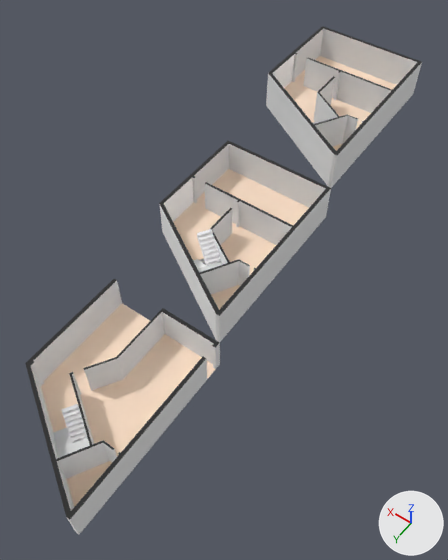
Renders of the glTF model program/res/CAP BLDG/model.glb from each side of a commit.
Both versions are drawn from a 50 mm camera at (-14.1, 34.3, 40.6) aimed at (3.7, 9.4, 1.5). The axes (+X, +Y, +Z) are drawn at lower right. The lights are the same throughout. Where no turn or scale is listed for an object, it has been applied to the vertices. Vertices at the same position are counted once.

Names of what the first picture shows: '47421', '50490', '50491', '50604', '50688', '50690', '50794', '50872', '50874', '51140', '51142', '51144'.
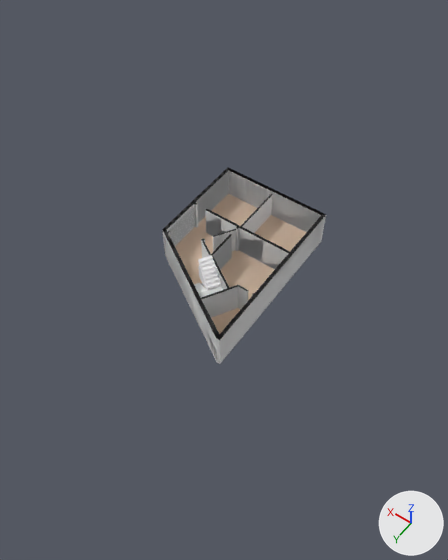
ob_47420 is not drawn itself; it is the parent of ob_50001.
ob_49500 is not drawn itself; it is the parent of ob_51062, ob_51142, ob_edge_001.

What differs and where, as boxes [x1, y1, x2, y2] in the pictures (448 x 560 px):
'50874', shading changed, moved: before [159, 144, 331, 343]; after [162, 171, 326, 363]
'50690', moved: before [31, 281, 220, 534]; after [168, 173, 325, 364]
'51142', moved: before [266, 28, 422, 188]; after [194, 204, 289, 363]
'50604', moved (not visible afterwards): before [41, 303, 216, 507]
'50872', moved: before [173, 169, 309, 310]; after [175, 194, 307, 334]
'50794', moved: before [159, 141, 331, 316]; after [162, 167, 326, 340]
'50688', moved: before [25, 279, 219, 520]; after [168, 194, 273, 255]
'51140', moved: before [285, 56, 396, 151]; after [176, 194, 233, 282]
'51144', moved: before [268, 26, 422, 155]; after [189, 203, 325, 340]
'47421', moved: before [197, 229, 221, 266]; after [198, 255, 221, 290]
'50491', moved: before [61, 404, 87, 443]; after [198, 266, 207, 289]
'50490', moved (not visible afterwards): before [53, 428, 72, 449]
part 1 of me_mesh_13, shading changed: after [162, 230, 216, 360]

Diff of the bpy script that builds the scene:
```diff
--- a/program/res/CAP BLDG/model.glb.py
+++ b/program/res/CAP BLDG/model.glb.py
@@ me_mesh_13 @@
 me_mesh_13.from_pydata(...)  # 121 vertices, 162 faces; spans x 0.0..394.0, y -130.0..0.0, z 0.0..595.0
 # used by ob_50874; parent = ob_50001; location = (0.0, 0.0, 0.0)
+# me_mesh_13 part 1: 1 of the faces centred in x 266.0, y -43.0, z 440.0 are now shaded flat
 me_mesh_13.materials.append(mat_color_m01_135)
@@ ob_50604 @@
 ob_50604 = bpy.data.objects.new('50604', me_mesh_0)
-ob_50604.location = (0.0, 15.12, 0.0)
+ob_50604.location = (0.0, 0.0, 0.0)
@@ ob_50688 @@
 ob_50688 = bpy.data.objects.new('50688', me_mesh_1)
-ob_50688.location = (0.0, 15.12, 3.0)
+ob_50688.location = (0.0, 0.0, 3.0)
@@ ob_50690 @@
 ob_50690 = bpy.data.objects.new('50690', me_mesh_4)
-ob_50690.location = (0.0, 15.12, 0.0)
+ob_50690.location = (0.0, 0.0, 0.0)
@@ ob_50491 @@
 ob_50491 = bpy.data.objects.new('50491', me_mesh_2)
-ob_50491.location = (4.99, 25.42, 1.5)
+ob_50491.location = (4.99, 10.3, 1.5)
@@ ob_50490 @@
 ob_50490 = bpy.data.objects.new('50490', me_mesh_3)
-ob_50490.location = (4.52, 26.33, 0.0)
+ob_50490.location = (4.52, 11.21, 0.0)
@@ ob_49500 @@
 ob_49500 = bpy.data.objects.new('49500', None)
-ob_49500.parent = ob_39475
+ob_49500.parent = ob_3rd_floor
 ob_49500.location = (0.0, 0.0, 0.0)
@@ ob_51144 @@
 ob_51144 = bpy.data.objects.new('51144', me_mesh_5)
-ob_51144.location = (0.0, -15.12, 9.63)
+ob_51144.location = (0.0, 0.0, 3.31)
@@ ob_51140 @@
 ob_51140 = bpy.data.objects.new('51140', me_mesh_6)
-ob_51140.location = (0.3, -14.82, 6.81)
+ob_51140.location = (0.3, 0.3, 0.5)
@@ ob_47420 @@
 ob_47420 = bpy.data.objects.new('47420', None)
-ob_47420.parent = ob_43292
+ob_47420.parent = ob_2nd_floor
 ob_47420.location = (0.0, 0.0, 0.0)
@@ ob_50794 @@
 ob_50794 = bpy.data.objects.new('50794', me_mesh_11)
-ob_50794.location = (0.0, 0.0, 6.31)
+ob_50794.location = (0.0, 0.0, 3.31)
@@ ob_50872 @@
 ob_50872 = bpy.data.objects.new('50872', me_mesh_12)
-ob_50872.location = (0.3, 0.3, 3.5)
+ob_50872.location = (0.3, 0.3, 0.5)
@@ ob_47421 @@
 ob_47421 = bpy.data.objects.new('47421', me_mesh_16)
-ob_47421.location = (4.99, 10.26, 5.06)
+ob_47421.location = (4.99, 10.26, 2.06)
@@ ob_3rd_floor @@
+ob_3rd_floor = bpy.data.objects.new('3RD_FLOOR', None)
+ob_3rd_floor.parent = ob_root_node
+ob_3rd_floor.location = (0.0, 0.0, 0.0)
@@ ob_2nd_floor @@
+ob_2nd_floor = bpy.data.objects.new('2ND_FLOOR', None)
+ob_2nd_floor.parent = ob_root_node
+ob_2nd_floor.location = (0.0, 0.0, 0.0)
```
